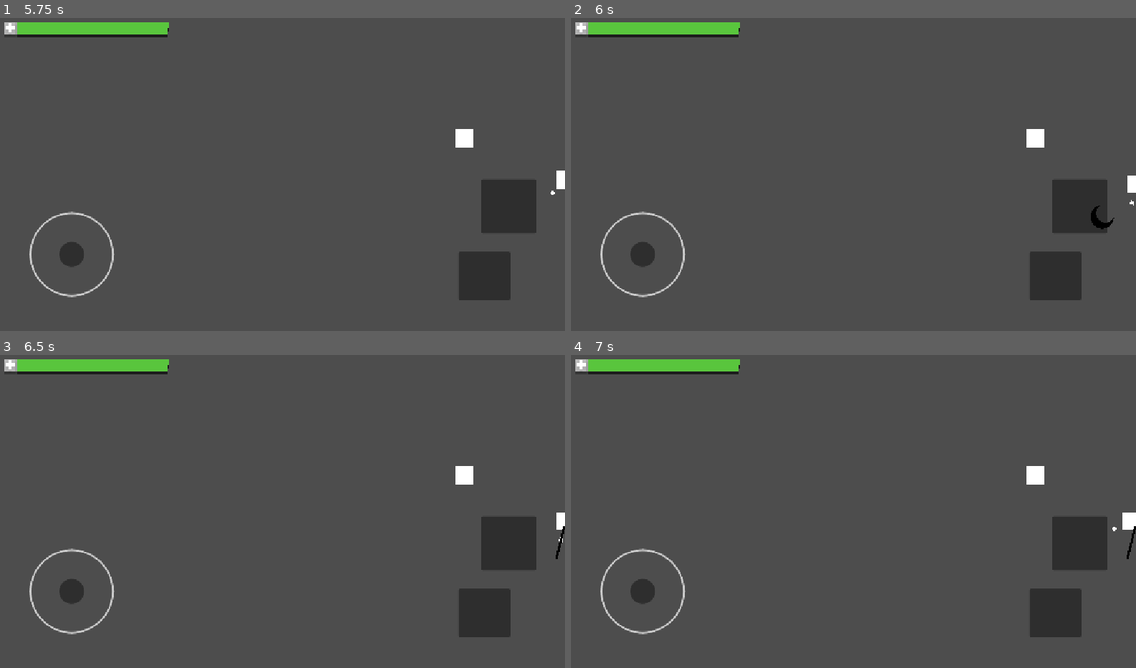
Above: before the commit, frames 1-4 (two rows, left to right).
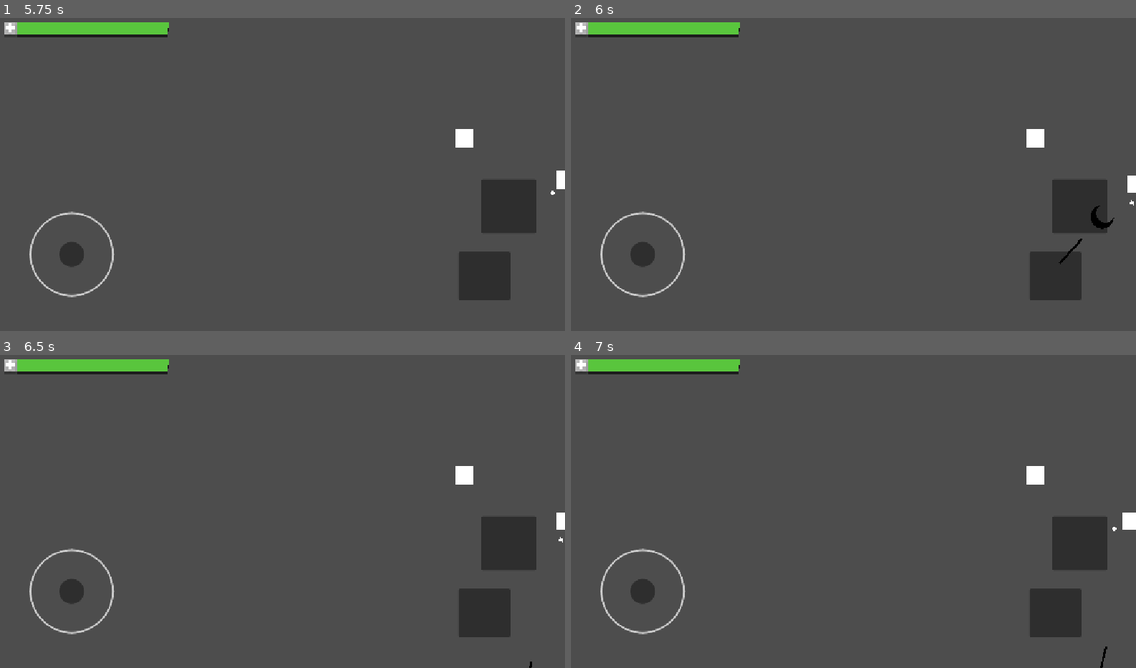
Above: after the commit, the same moments.

Repository: JPAF1017/Rogue-Recreation-Mobile
Game: Godot game, scene res://Levels/test_level.tscn
The game is run twice, just before and just after one commit, with the same random seed, the same clock (stepped at 60 frames per second) and the same inputs.
Inputs (mouse positions are in pixels of both pictures, inside the frame that each line leads up to):
- Up to frame 1 (5.75 s): click (485, 274) at 0.5 s; click (508, 205) at 1.25 s; click (485, 274) at 2 s; click (508, 205) at 2.75 s; click (485, 274) at 3.5 s; click (508, 205) at 4.25 s; tap Enter at 5 s; move the mouse to (406, 152) at 5.02 s; tap A (A) at 5.1 s; tap S (S) at 5.3 s
- Up to frame 2 (6 s): tap Space at 5.75 s; move the mouse to (734, 187) at 5.77 s; tap S (S) at 5.85 s
- Up to frame 3 (6.5 s): click (163, 524) at 6.05 s
- Up to frame 4 (7 s): move the mouse to (904, 436) at 6.52 s; click (904, 436) at 6.6 s; tap A (A) at 6.8 s

Frame 1 is identical in both runs. In frame 2, less than 0.1% of the frame differs, in the area x 86-91%, y 70-79%; in frame 3, less than 0.1%; in frame 4, less than 0.1%, in the area x 93-100%, y 54-100%.

Commit message:
assigned ranged projectile shootin on the touch control scene

Diff:
--- a/SceneAssets/Projectiles/sample_range_projectile.tscn
+++ b/SceneAssets/Projectiles/sample_range_projectile.tscn
@@ -1,5 +1,6 @@
 [gd_scene format=3 uid="uid://wjq6mdwx3nga"]
 
+[ext_resource type="Script" uid="uid://5xph7tbfgmhj" path="res://SceneAssets/Projectiles/Scripts/ranged_projectile.gd" id="1_mihcw"]
 [ext_resource type="Texture2D" uid="uid://ce0x3xgcvgte" path="res://Assets/square.png" id="1_rvxrb"]
 
 [sub_resource type="RectangleShape2D" id="RectangleShape2D_1a03h"]
@@ -8,6 +9,7 @@
 [node name="SampleRangeProjectile" type="Area2D" unique_id=1126040747]
 collision_layer = 8
 collision_mask = 4
+script = ExtResource("1_mihcw")
 
 [node name="Square" type="Sprite2D" parent="." unique_id=1068581168]
 modulate = Color(0, 0, 0, 1)
--- a/UI/Scripts/touch_controls.gd
+++ b/UI/Scripts/touch_controls.gd
@@ -19,3 +19,7 @@
 	var melee_attack: MeleeAttackComponent = player.get_node_or_null("MeleeAttackComponent")
 	if melee_attack:
 		melee_attack.assign_button(attack_button)
+
+	var shooter: ProjectileShooterComponent = player.get_node_or_null("ProjectileShooterComponent")
+	if shooter:
+		shooter.assign_button(attack_button)
